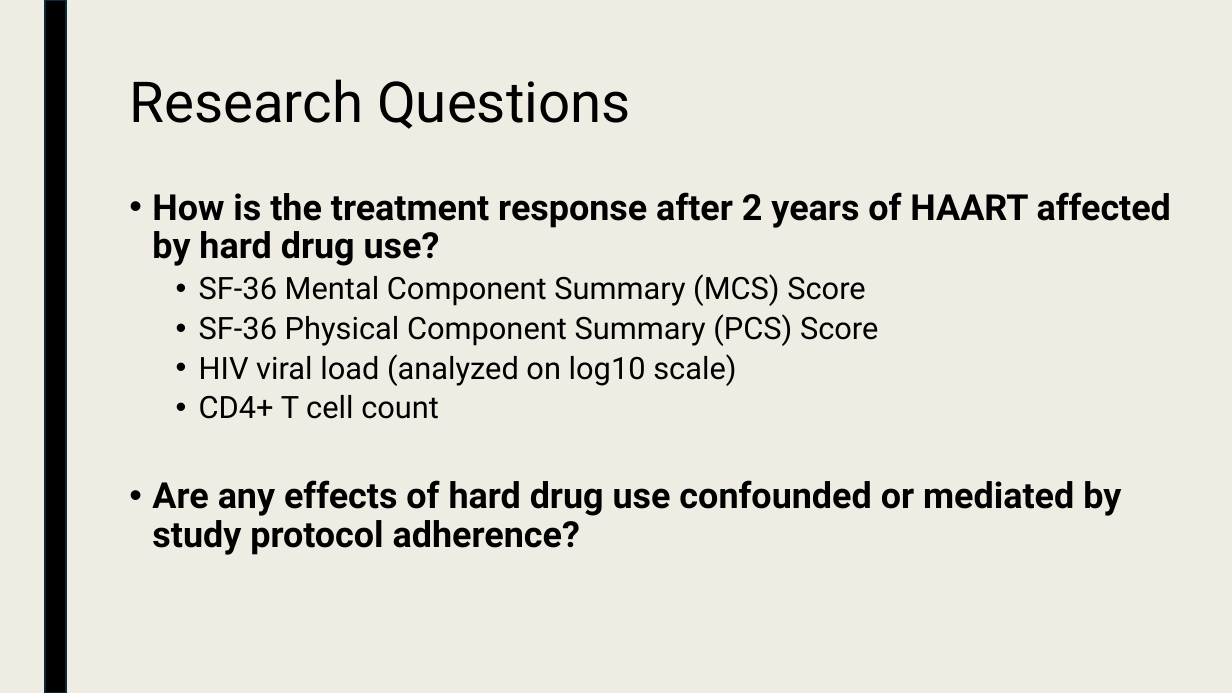
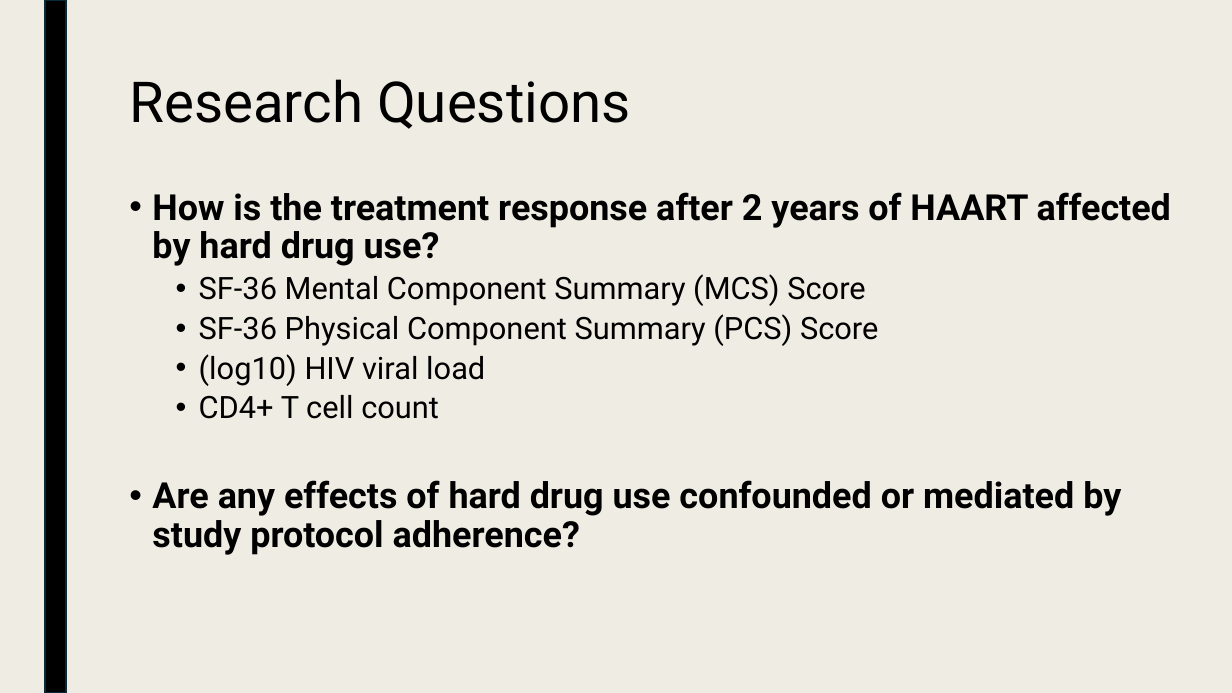
Before and after one commit to nageljo/BIOS6624, a slide deck: slide 2 of Project1/Reports/Nagel_Project1_Presentation.pptx. Drawn at 1232x693 pixels with LibreOffice and Linux fonts; fonts in the diff are those of the drawing. Boxes give left, top, right and bottom in pixels: in the first picture for what was removed or moved away, otherwise in the second. Text is boxed around its words. In the diff, an @@ line names an element or a change of style, - is before the commit and + after.

```diff
--- a/Project1/Reports/Nagel_Project1_Presentation.pptx
+++ b/Project1/Reports/Nagel_Project1_Presentation.pptx
@@ text at [199,354,485,386]: text changed @@
-  • HIV viral load (analyzed on log10 scale)
+  • (log10) HIV viral load
```
Also in this commit, not shown: 2 other slides changed, 1 slide added, 1 slide removed, 4 other files.
